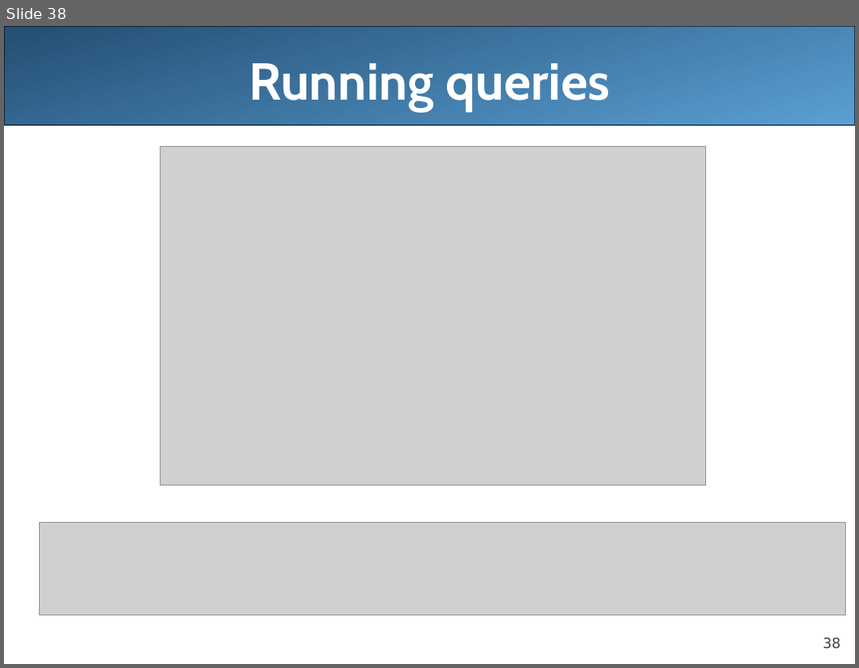
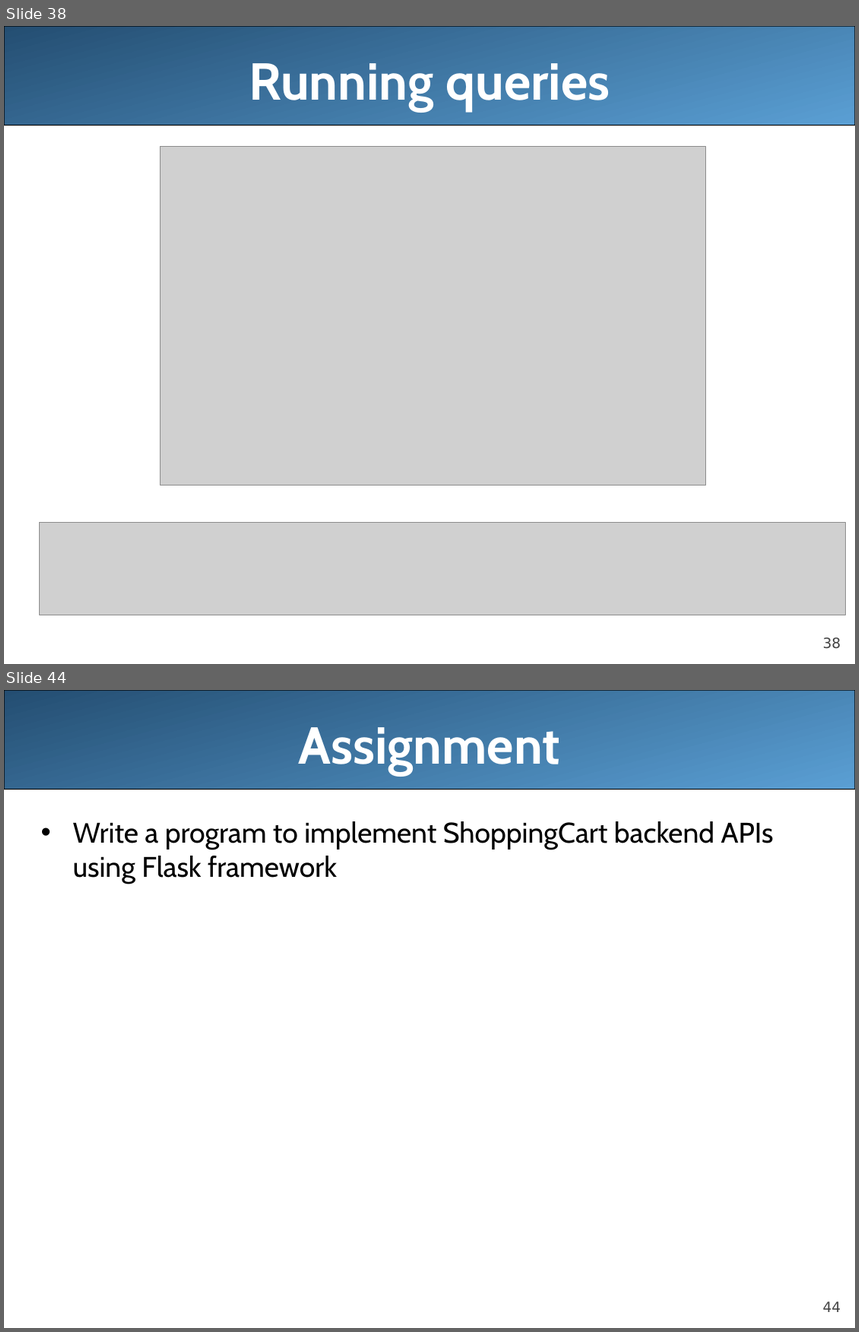
Before and after one commit to redvinca/Assignment, a slide deck: Docs/python-basics.pptx. Shown one above the other, each under a label of ours: slide 38 before the commit, slides 38 and 44 after it; the slides between them are not shown. The pictures are 859x668 and 859x1332 pixels, drawn with LibreOffice and Linux fonts; fonts in the diff are those of the drawing; grey boxes stand for pictures; background and template pictures are left out. Boxes give left, top, right and bottom in pixels: in the first picture for what was removed or moved away, otherwise in the second. Text is boxed around its words. In the diff, an @@ line names an element or a change of style, - is before the commit and + after.

```diff
--- a/Docs/python-basics.pptx
+++ b/Docs/python-basics.pptx
@@ slide 44 added at [4, 690, 855, 1328], background #FFFFFF; not listed: 2 template elements that a slide beside it also shows @@
@@ title added at [299, 727, 561, 775], 44 pt, text #FFFFFF, bold @@
+Assignment
@@ text added at [73, 821, 774, 883], 24 pt, text #000000 @@
+• Write a program to implement ShoppingCart backend APIs using Flask framework
```
Also in this commit, not shown: 5 other slides added.
